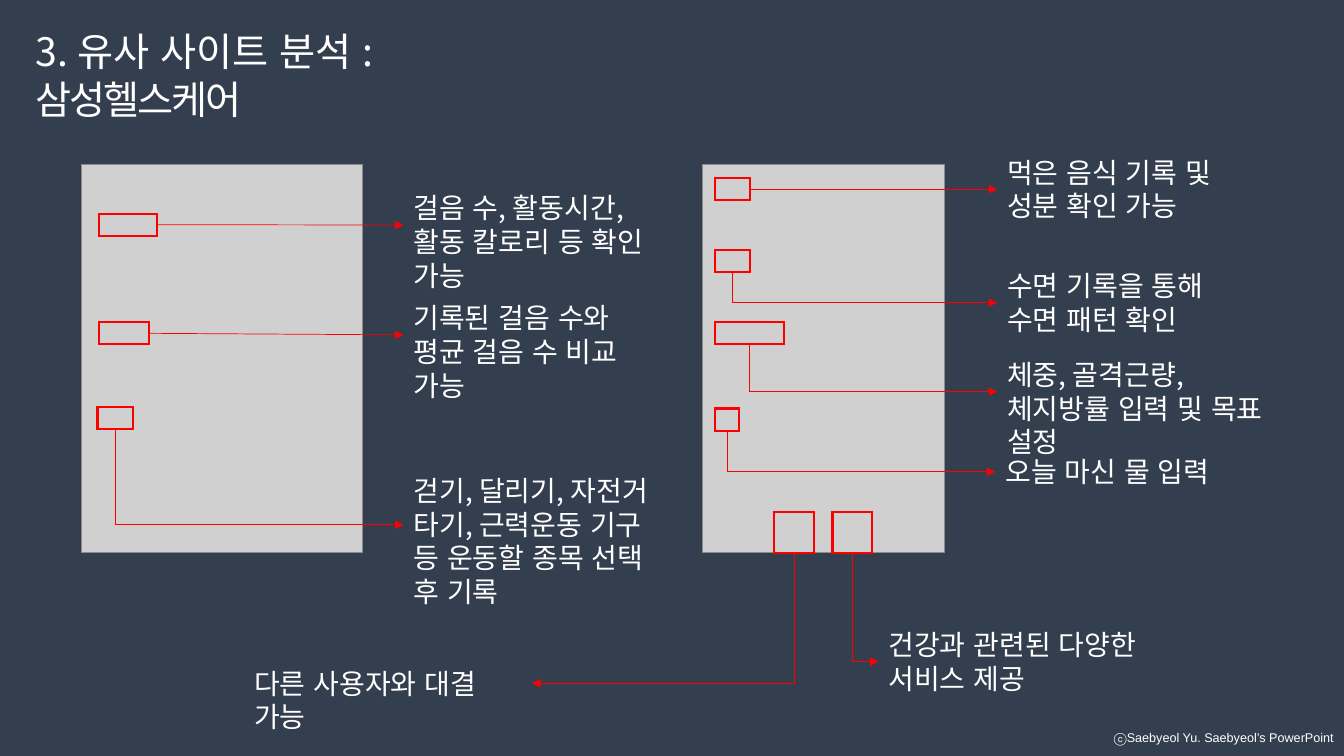
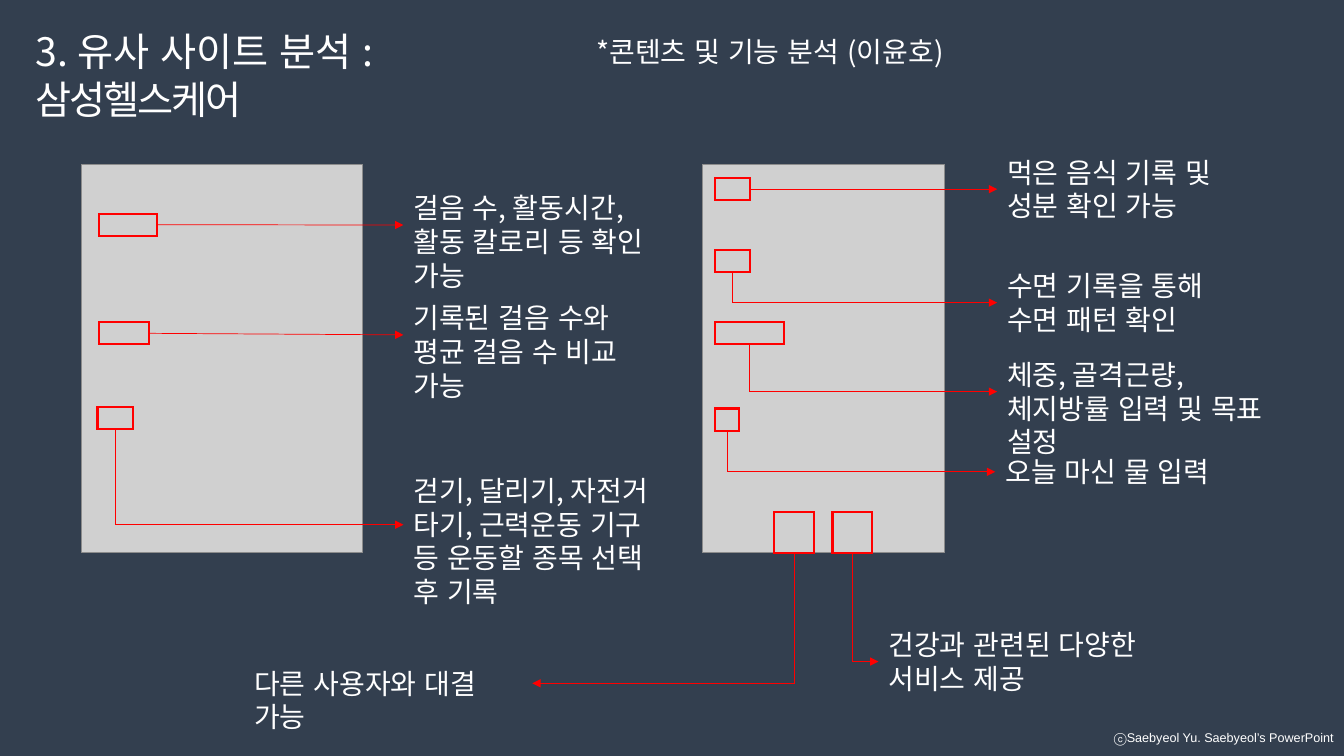
Before and after one commit to developerYHLee/University_Homework, a slide deck: slide 19 of 기말과제.pptx. Drawn at 1344x756 pixels with LibreOffice and Linux fonts; fonts in the diff are those of the drawing; grey boxes stand for pictures. Boxes give left, top, right and bottom in pixels: in the first picture for what was removed or moved away, otherwise in the second. Text is boxed around its words. In the diff, an @@ line names an element or a change of style, - is before the commit and + after.

```diff
--- a/기말과제.pptx
+++ b/기말과제.pptx
@@ text added at (596, 39, 943, 68), 20 pt, text #FFFFFF @@
+*콘텐츠 및 기능 분석 (이윤호)
```
Also in this commit, not shown: 3 other slides changed, 1 slide added.
